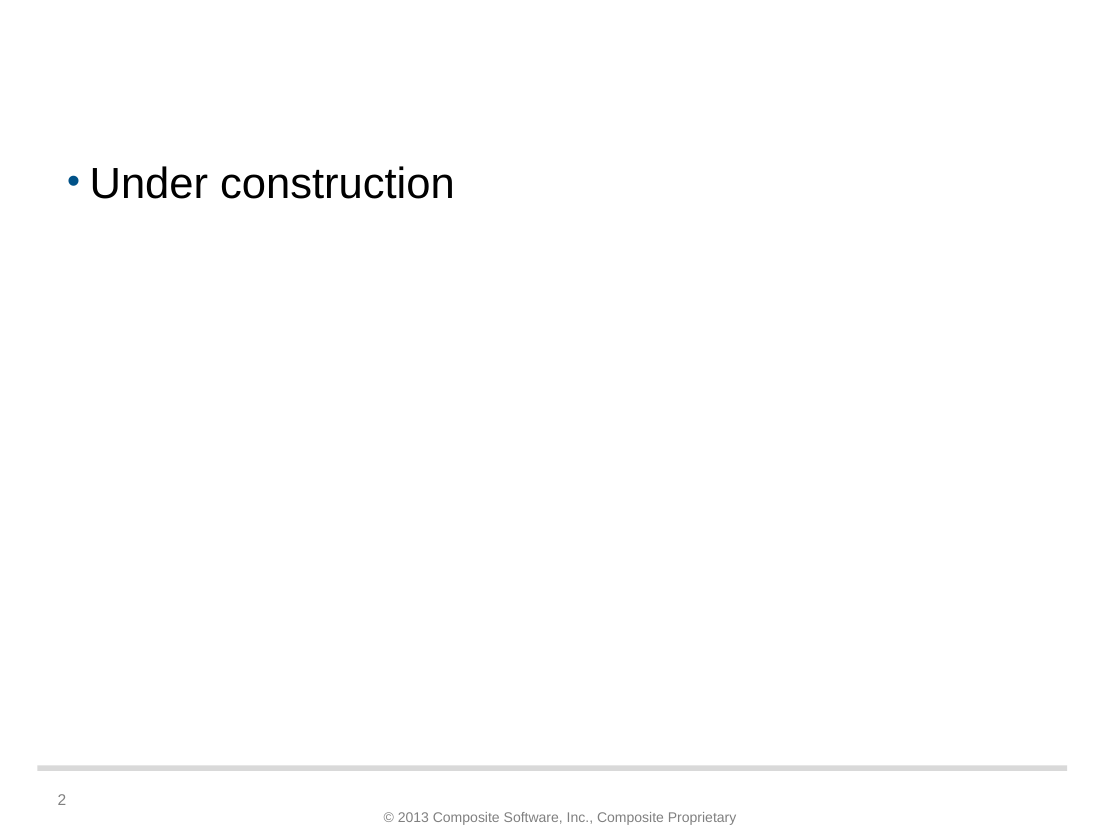
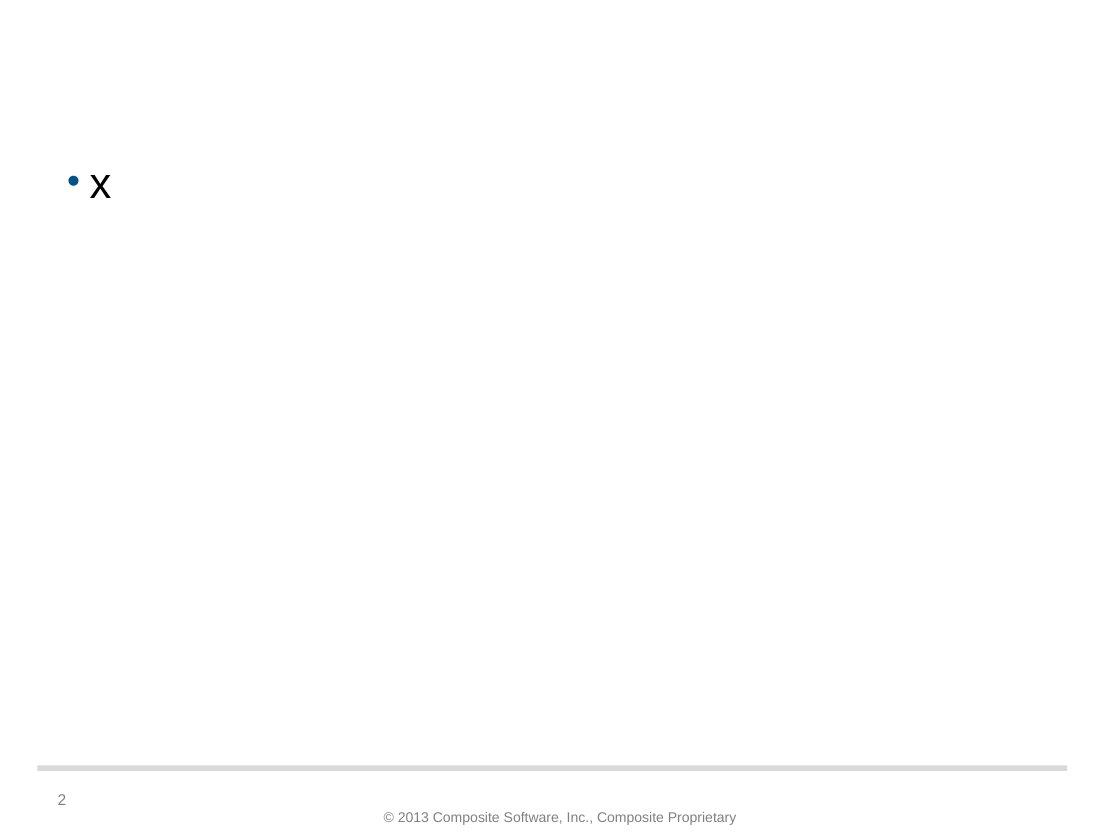
Before and after one commit to dvbu-test/PDToolDocs, a slide deck: slide 2 of docs/PS Promotion and Deployment Tool Training - v2.0.pptx. Drawn at 1120x840 pixels with LibreOffice and Linux fonts; fonts in the diff are those of the drawing; background and template pictures are left out. Boxes give left, top, right and bottom in pixels: in the first picture for what was removed or moved away, otherwise in the second. Text is boxed around its words. In the diff, an @@ line names an element or a change of style, - is before the commit and + after.

Commit message:
update

```diff
--- a/docs/PS Promotion and Deployment Tool Training - v2.0.pptx
+++ b/docs/PS Promotion and Deployment Tool Training - v2.0.pptx
@@ text at <box>90,175,112,198</box>: text changed @@
-• Under construction
+• x
```
Also in this commit, not shown: 1 slide added.
